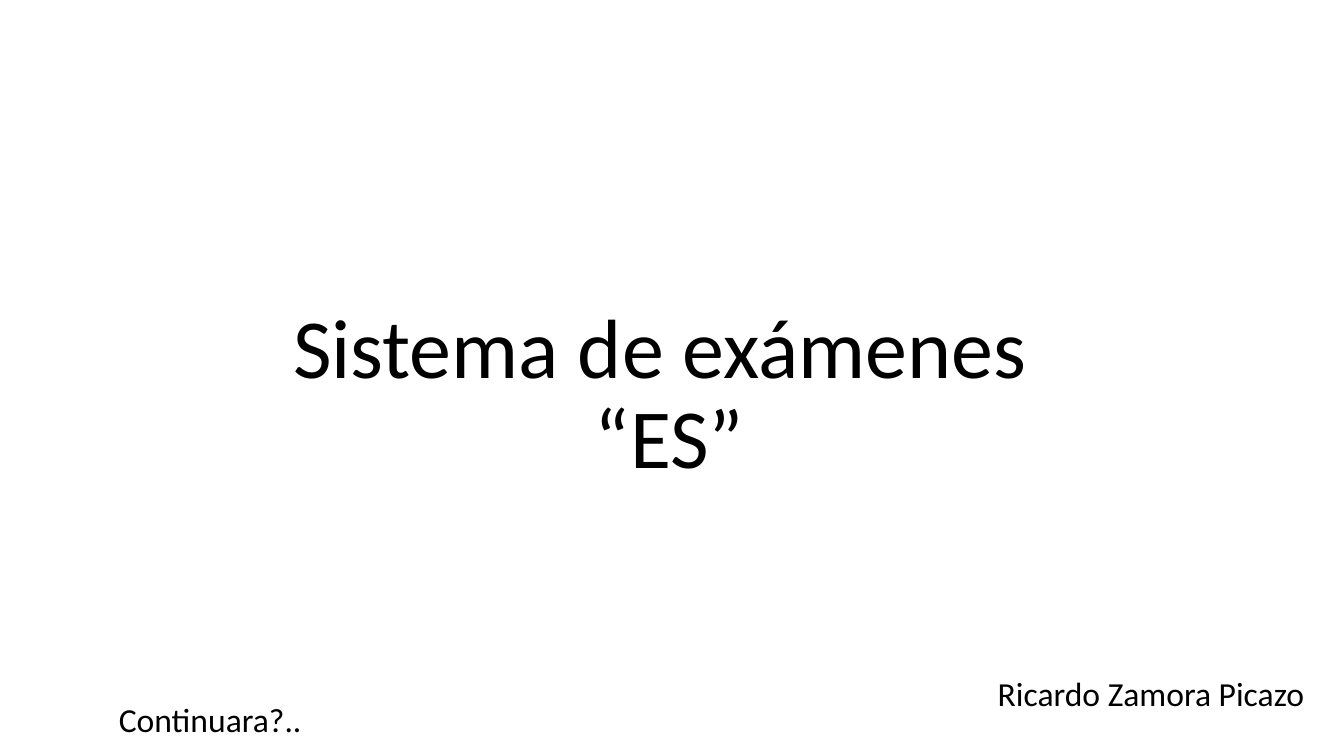
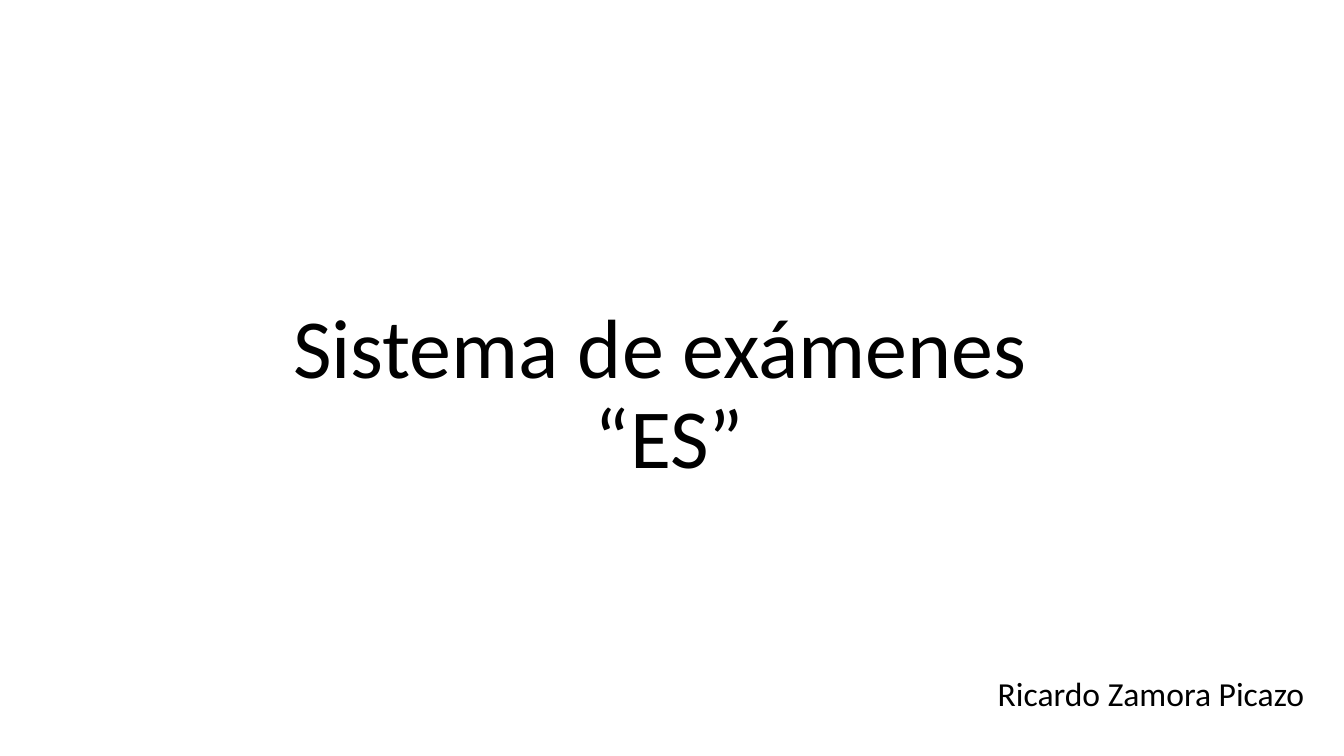
Before and after one commit to pzric/Proyectos-, a slide deck: slide 9 of proyecto2/documentos/Sistema de exámenes en línea.pptx. Drawn at 1344x756 pixels with LibreOffice and Linux fonts; fonts in the diff are those of the drawing. Boxes give left, top, right and bottom in pixels: in the first picture for what was removed or moved away, otherwise in the second. Text is boxed around its words. In the diff, an @@ line names an element or a change of style, - is before the commit and + after.

```diff
--- a/proyecto2/documentos/Sistema de exámenes en línea.pptx
+++ b/proyecto2/documentos/Sistema de exámenes en línea.pptx
@@ text removed at (119, 708, 302, 733) @@
-Continuara?..
```
Also in this commit, not shown: 2 other slides changed, 3 slides added, 14 other files.
